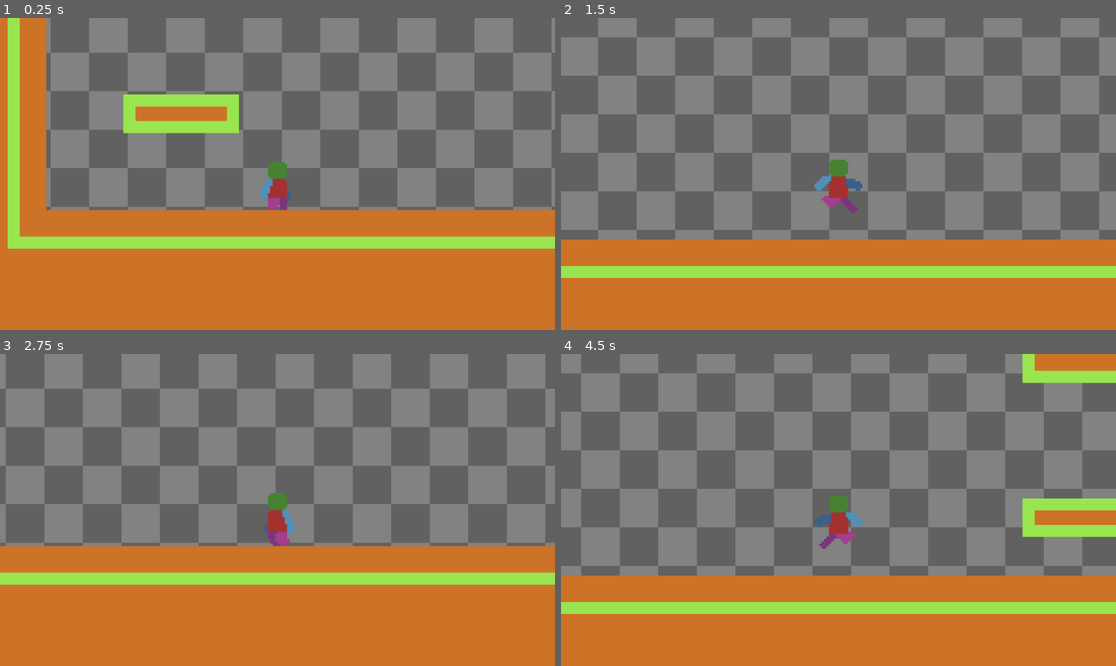
Above: before the commit, frames 1-4 (two rows, left to right).
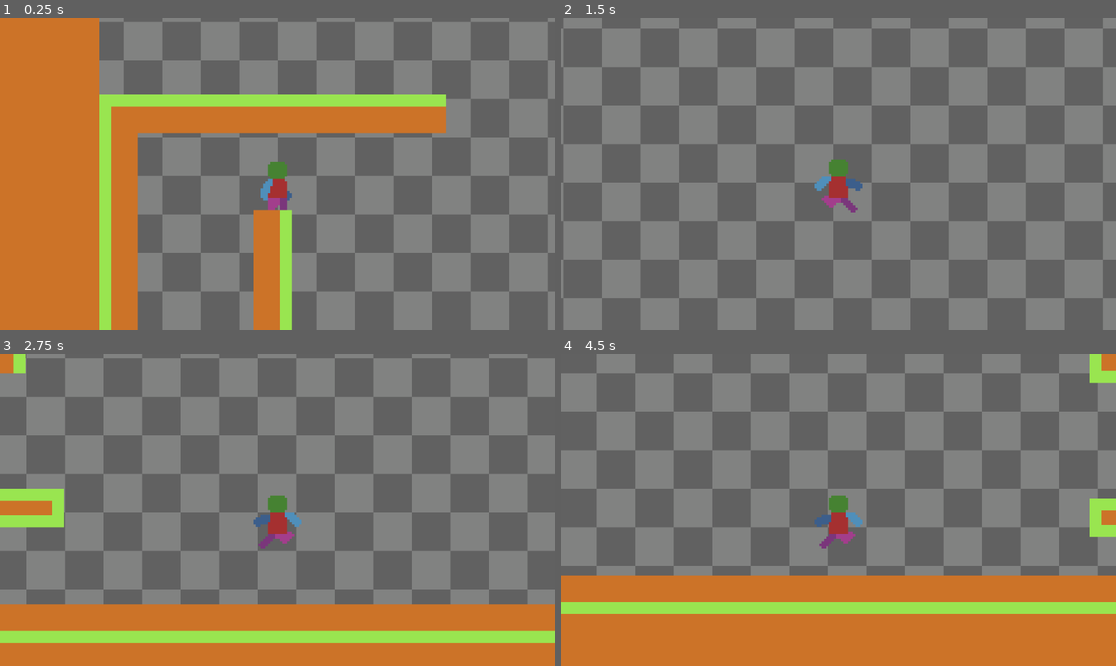
Above: after the commit, the same moments.

Repository: banjobanana/GameJam
Game: Godot game, scene res://Scenes/node_2d.tscn
The game is run twice, just before and just after one commit, with the same random seed, the same clock (stepped at 60 frames per second) and the same inputs.
Inputs:
- Up to frame 1 (0.25 s): no input
- Up to frame 2 (1.5 s): hold Space (Jump) 0.53-1.28 s; hold D (Right) from 0.53 s (still down); tap Space (Jump) at 1.35 s
- Up to frame 3 (2.75 s): tap Space (Jump) at 1.52, 1.82 s; release D (Right) at 2.03 s; hold A (Left) from 2.03 s (still down); hold Space (Jump) from 2.03 s (still down)
- Up to frame 4 (4.5 s): release A (Left) at 2.78 s; release Space (Jump) at 2.78 s; hold D (Right) 2.78-4.28 s; tap Space (Jump) at 2.85, 3.02, 3.32, 4.35 s; hold Space (Jump) 3.53-4.28 s; hold A (Left) from 4.28 s (still down)

The runs differ from the first frame. In frame 1, 74% of the frame differs, in the area x 1-100%, y 0-100%; in frame 2, 78%, in the area x 0-100%, y 0-100%; in frame 3, 55%; in frame 4, 43%.

Commit message:
Coyote Time
Implemented Coyote Time
Basic movement done

Diff:
--- a/project-box/Scenes/node_2d.tscn
+++ b/project-box/Scenes/node_2d.tscn
@@ -143,7 +143,7 @@
 stretch_mode = 1
 
 [node name="CharacterBody2D" parent="." instance=ExtResource("1_wtcfe")]
-position = Vector2(0, 15)
+position = Vector2(-38, -289)
 
 [node name="TileMapLayer" type="TileMapLayer" parent="."]
 tile_map_data = PackedByteArray("AAD5/wIAAAAAAAIAAAD6/wIAAAABAAIAAAD7/wIAAAABAAIAAAD8/wIAAAABAAIAAAD9/wIAAAABAAIAAAD+/w …(23616 unchanged characters)…
--- a/project-box/Scenes/player.tscn
+++ b/project-box/Scenes/player.tscn
@@ -209,4 +209,5 @@
 wait_time = 10.0
 one_shot = true
 
-[connection signal="timeout" from="JumpBuffer" to="." method="_on_jump_buffer_timeout"]
+[node name="CoyoteTimer" type="Timer" parent="."]
+one_shot = true
--- a/project-box/Scritps/player.gd
+++ b/project-box/Scritps/player.gd
@@ -12,7 +12,8 @@
 const MAXJUMPS=1
 const VARIABLEJUMPMULTIPLIER = 0.5
 const AIRMOVESPEEDMULT = 0.6
-const JUMPBUFFERTIME = 0.15 #9 frames
+const JUMPBUFFERTIME = 0.15 #9 frames FPS/frames needed
+const COYOTETIME = 0.1 #6 frames
 
 #variables
 var moveSpeed=RUNSPEED
@@ -35,6 +36,7 @@
 @onready var States = $Statemachine
 @onready var camera_2d: Camera2D = $Camera2D
 @onready var jump_buffer: Timer = $JumpBuffer
+@onready var coyote_timer: Timer = $CoyoteTimer
 
 #StateMachine
 var currentState = null
@@ -94,6 +96,7 @@
 
 func HandleFalling():
 	if not is_on_floor():
+		coyote_timer.start(COYOTETIME)
 		ChangeState(States.Fall)
 
 func HandleMaxFallVelocity():
@@ -105,10 +108,23 @@
 		ChangeState(States.Idle)
 
 func HandleJumping():
-	if ((keyJumpPressed or jump_buffer.time_left > 0) and jumps<MAXJUMPS):
-		ChangeState(States.Jump)
-		jumps+=1
-		jump_buffer.stop()
+	if is_on_floor():
+		if jumps<MAXJUMPS:
+			#normal jumping
+			if keyJumpPressed or jump_buffer.time_left > 0:
+				jumps+=1
+				jump_buffer.stop()
+				ChangeState(States.Jump)
+	else:
+		#double jump
+		if jumps < MAXJUMPS and jumps > 0 and keyJumpPressed:
+			jumps+=1
+			ChangeState(States.Jump)
+		#coyote time
+		if coyote_timer.time_left > 0 and keyJumpPressed and jumps<MAXJUMPS:
+			coyote_timer.stop()
+			jumps+=1
+			ChangeState(States.Jump)
 
 func HandleJumpBuffer():
 	if keyJumpPressed:
@@ -121,7 +137,3 @@
 
 func HandleFlipH():
 		animated_sprite_2d.flip_h = (facing<0)
-
-
-func _on_jump_buffer_timeout() -> void:
-	print("TimerEnded") # Replace with function body.
